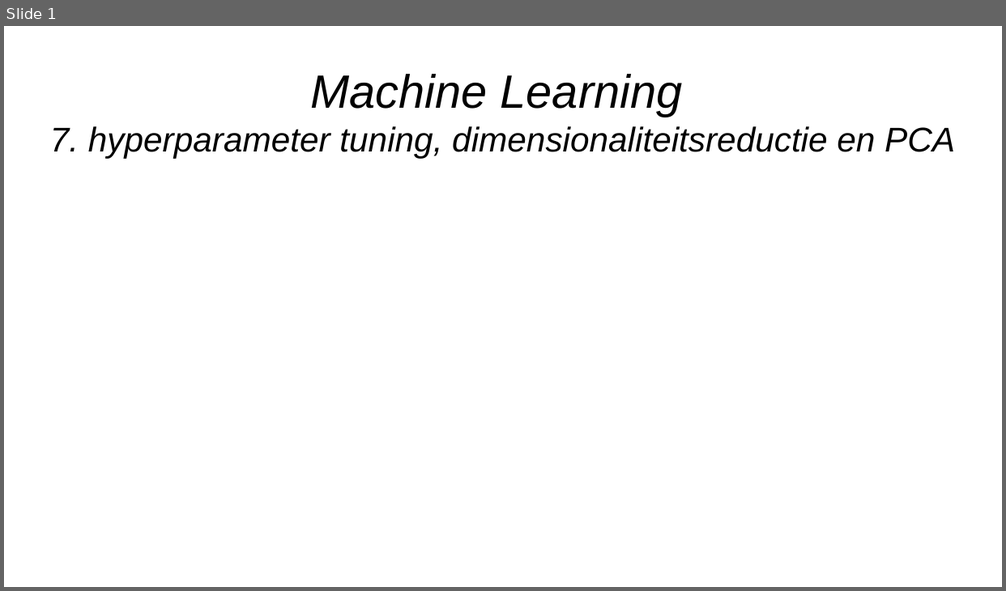
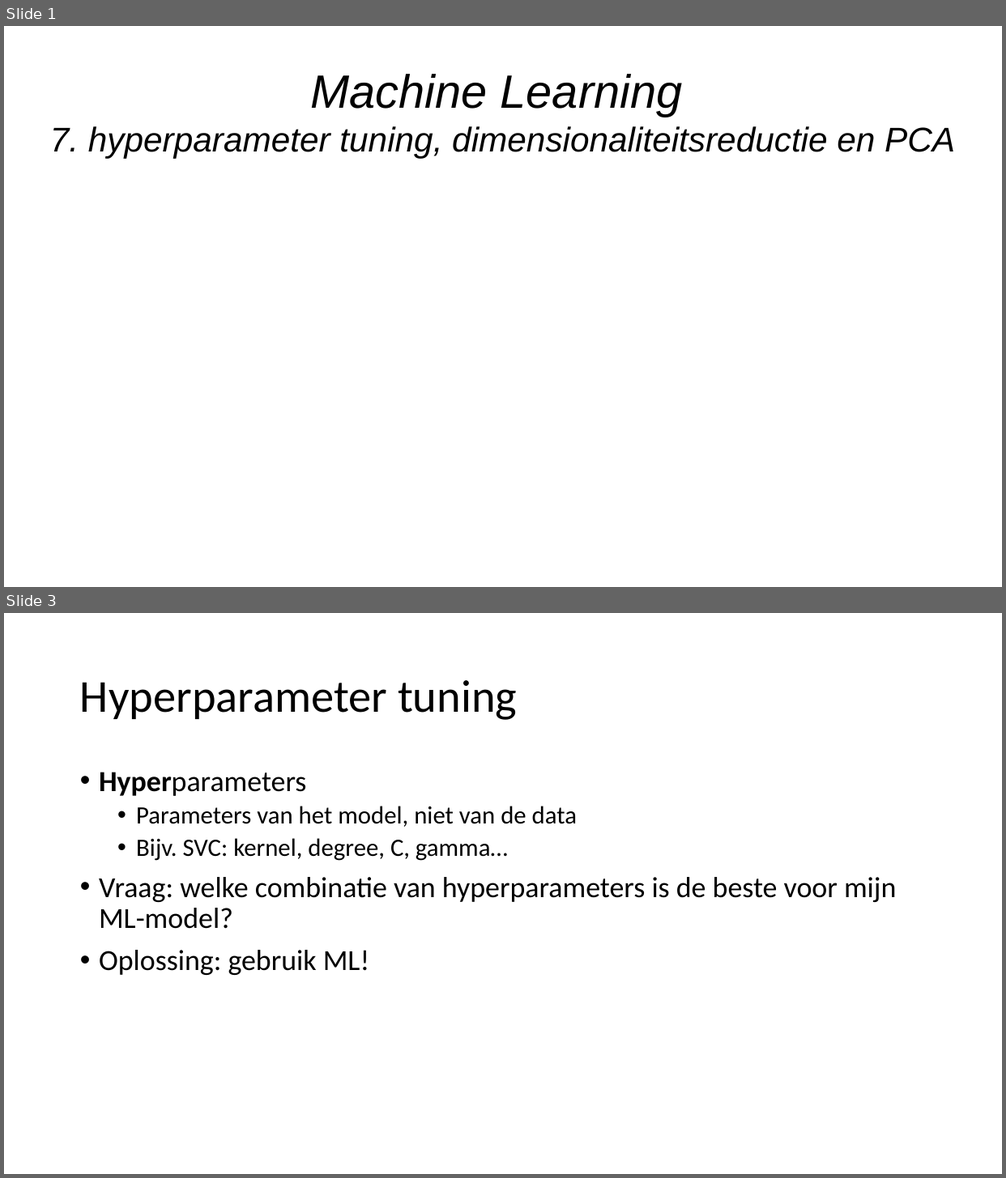
Before and after one commit to hanze-hbo-ict/Machine-Learning, a slide deck: Keynote/7.hyperparam-tuning.pptx. Shown one above the other, each under a label of ours: slide 1 before the commit, slides 1 and 3 after it; the slides between them are not shown. The pictures are 1006x591 and 1006x1178 pixels, drawn with LibreOffice and Linux fonts; fonts in the diff are those of the drawing; background and template pictures are left out. Boxes give left, top, right and bottom in pixels: in the first picture for what was removed or moved away, otherwise in the second. Text is boxed around its words. In the diff, an @@ line names an element or a change of style, - is before the commit and + after.

```diff
--- a/Keynote/7.hyperparam-tuning.pptx
+++ b/Keynote/7.hyperparam-tuning.pptx
@@ slide 3 added at [4, 613, 1002, 1174], background #FFFFFF @@
@@ title added at [80, 680, 517, 720], 44 pt, text #000000 @@
+Hyperparameter tuning
@@ text added at [99, 772, 896, 975], 28 pt, text #000000 @@
+• Hyperparameters
+  • Parameters van het model, niet van de data
+  • Bijv. SVC: kernel, degree, C, gamma…
+• Vraag: welke combinatie van hyperparameters is de beste voor mijn ML-model?
+• Oplossing: gebruik ML!
```
Also in this commit, not shown: 5 slides changed, 16 other slides added, 4 slides removed, 6 other files.
